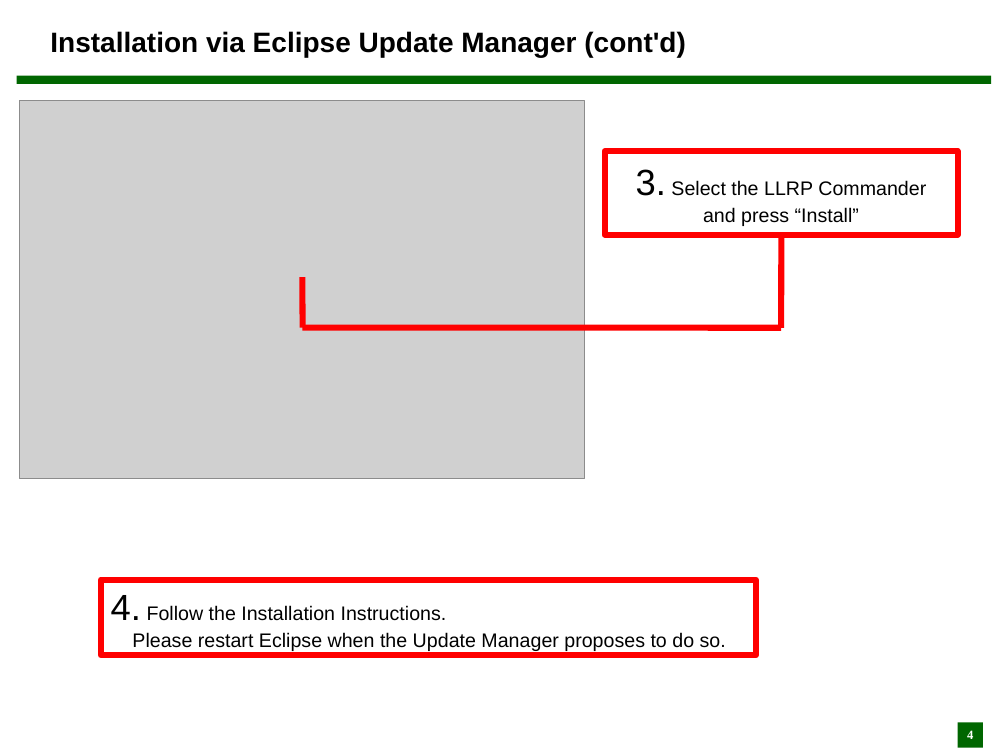
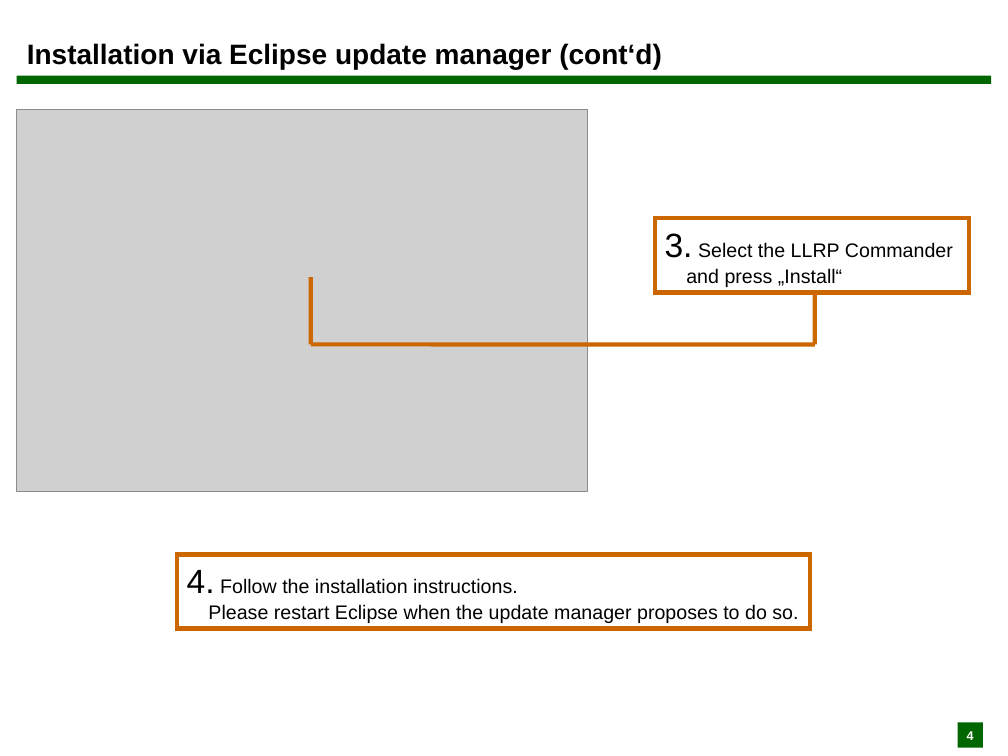
Before and after one commit to Fosstrak/fosstrak-llrp, a slide deck: slide 4 of src/site/resources/pdf/llrp_commander_UserGuide.ppt. Drawn at 1008x756 pixels with LibreOffice and Linux fonts; fonts in the diff are those of the drawing; grey boxes stand for pictures. Boxes give left, top, right and bottom in pixels: in the first picture for what was removed or moved away, otherwise in the second. Text is boxed around its words. In the diff, an @@ line names an element or a change of style, - is before the commit and + after.

```diff
--- a/src/site/resources/pdf/llrp_commander_UserGuide.ppt
+++ b/src/site/resources/pdf/llrp_commander_UserGuide.ppt
@@ title "Installation via Eclipse update manager ..." at <box>27,43,662,70</box>: vertical alignment middle to bottom @@
@@ title at <box>27,43,662,70</box>: text changed @@
-Installation via Eclipse Update Manager (cont'd)
+Installation via Eclipse update manager (cont‘d)
@@ picture: place and size @@
-picture at <box>19,101,585,479</box>
+picture at <box>17,109,589,491</box>
@@ line removed from (781, 328) to (781, 176) @@
@@ rectangle "3. Select the LLRP Commander ..." at <box>654,219,969,293</box>: vertical alignment middle to top; outline #FF0000 4.31 pt to #CC6600 3 pt @@
@@ rectangle "3. Select the LLRP Commander ...": place and size @@
-rectangle "3. Select the LLRP Commander ..." at <box>605,151,958,235</box>
+rectangle "3. Select the LLRP Commander ..." at <box>654,219,969,293</box>
@@ text in rectangle at <box>665,233,953,287</box>: text changed @@
-3. Select the LLRP Commander
-and press “Install”
+3. Select the LLRP Commander
+and press „Install“
@@ line moved from (302, 277) - (302, 328) to (310, 277) - (310, 345) @@
@@ line (310, 277) - (310, 345): stroke #FF0000 4.31 pt to #CC6600 3 pt @@
@@ line added from (814, 294) to (814, 345), #CC6600 3 pt @@
@@ line moved from (302, 328) - (781, 328) to (310, 345) - (814, 345) @@
@@ line (310, 345) - (814, 345): stroke #FF0000 4.31 pt to #CC6600 3 pt @@
@@ rectangle "4. Follow the installation instructions. ...": place and size @@
-rectangle "4. Follow the installation instructions. ..." at <box>101,580,756,655</box>
+rectangle "4. Follow the installation instructions. ..." at <box>176,554,809,629</box>
@@ rectangle "4. Follow the installation instructions. ..." at <box>176,554,809,629</box>: vertical alignment middle to top; outline #FF0000 4.31 pt to #CC6600 3 pt @@
@@ text in rectangle at <box>187,570,798,623</box>: text changed @@
-4. Follow the Installation Instructions.
-Please restart Eclipse when the Update Manager proposes to do so.
+4. Follow the installation instructions.
+Please restart Eclipse when the update manager proposes to do so.
@@ page number at <box>958,723,983,748</box>: font Times New Roman to Arial; line spacing 0.93 to 1 @@
```
Also in this commit, not shown: 15 other slides changed, 1 other file.
